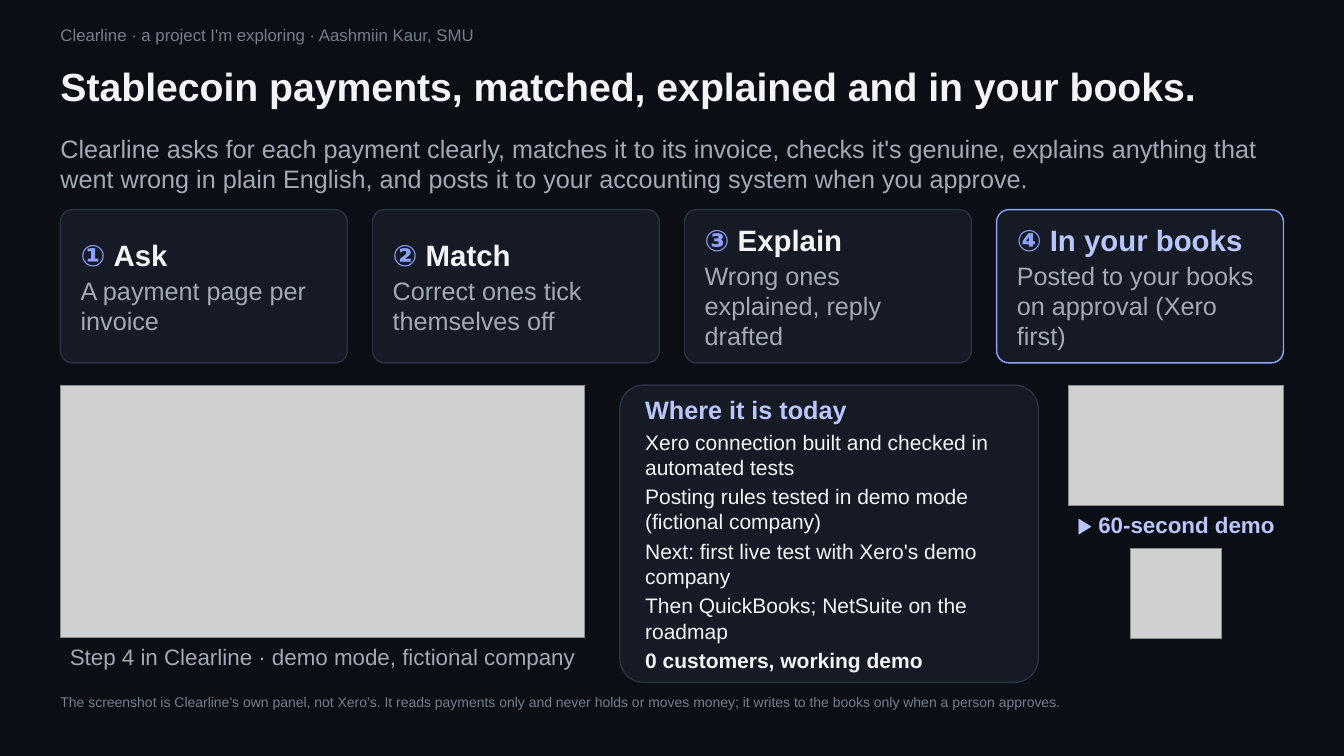
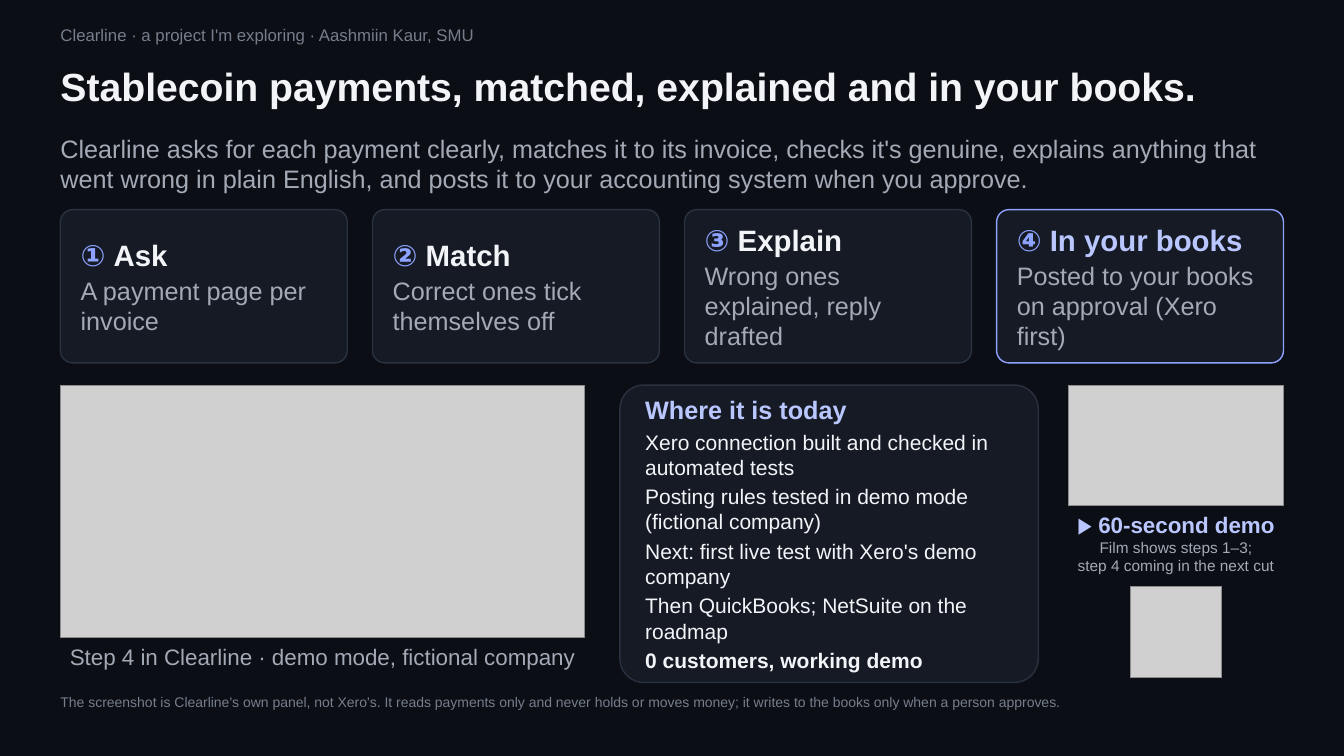
Before and after one commit to trysarathy/investigation-desk, a slide deck: slide 4 of pitch/Clearline_Mentor_Brief_6.pptx. Drawn at 1344x756 pixels with LibreOffice and Linux fonts; fonts in the diff are those of the drawing; grey boxes stand for pictures. Boxes give left, top, right and bottom in pixels: in the first picture for what was removed or moved away, otherwise in the second. Text is boxed around its words. In the diff, an @@ line names an element or a change of style, - is before the commit and + after.

```diff
--- a/pitch/Clearline_Mentor_Brief_6.pptx
+++ b/pitch/Clearline_Mentor_Brief_6.pptx
@@ text at (x1=1078, y1=542, x2=1274, y2=574): paragraphs added @@
+Film shows steps 1–3;
+step 4 coming in the next cut
@@ picture moved from (x1=1131, y1=548, x2=1222, y2=639) to (x1=1131, y1=587, x2=1222, y2=678) @@
```
Also in this commit, not shown: 3 other slides changed, 9 other files.
